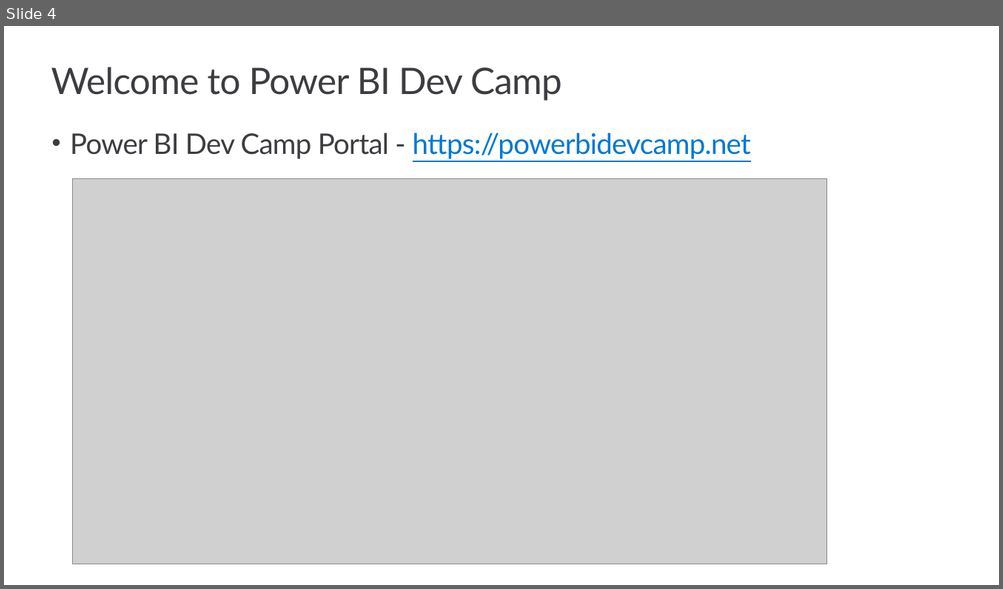
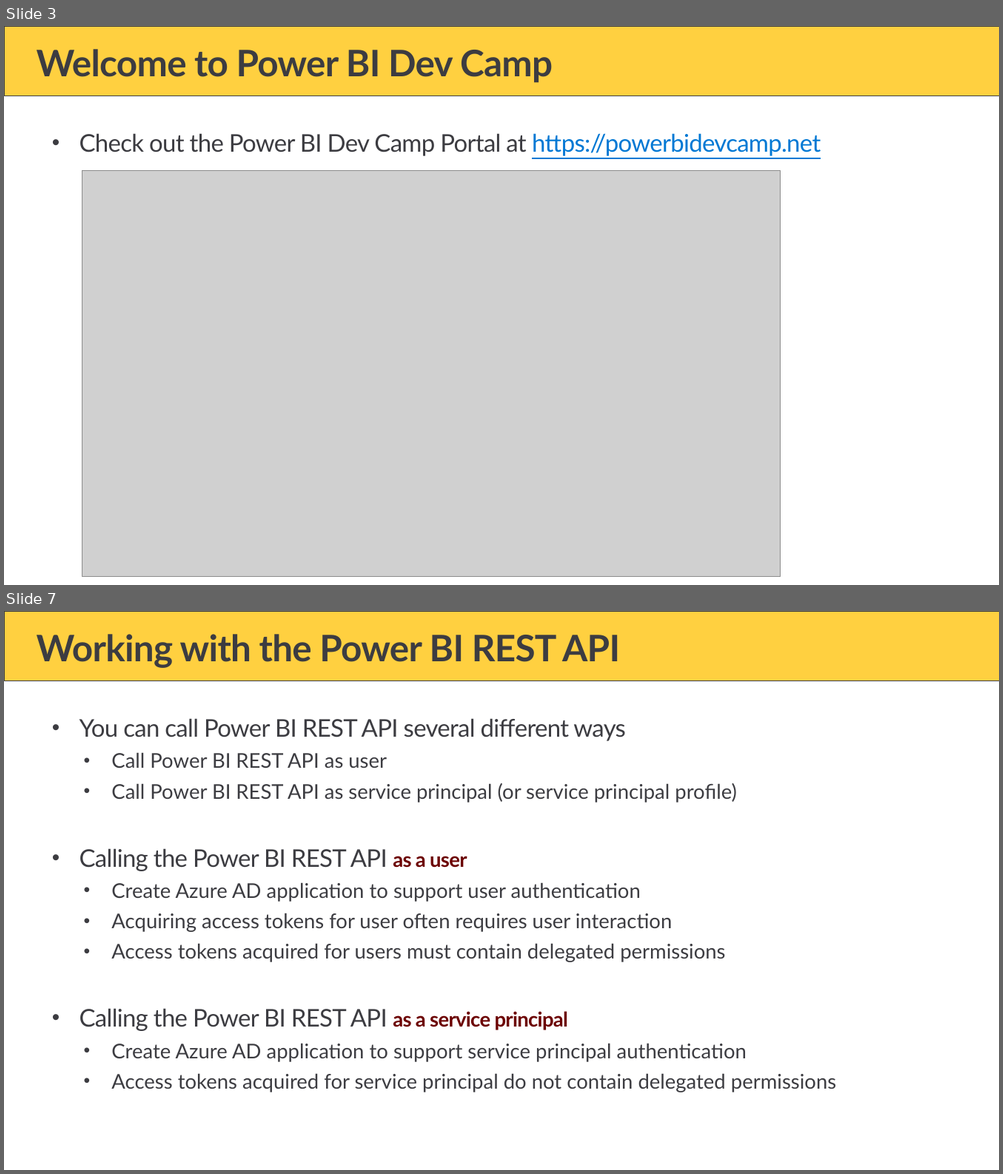
Before and after one commit to PowerBiDevCamp/Camp-Sessions, a slide deck: Session 33 - Setting Datasource Credentials with the Power BI REST API.pptx. Shown one above the other, each under a label of ours: slide 4 before the commit, slides 3 and 7 after it; the slides between them are not shown. The pictures are 1003x589 and 1003x1174 pixels, drawn with LibreOffice and Linux fonts; fonts in the diff are those of the drawing; grey boxes stand for pictures; background and template pictures are left out. Boxes give left, top, right and bottom in pixels: in the first picture for what was removed or moved away, otherwise in the second. Text is boxed around its words. In the diff, an @@ line names an element or a change of style, - is before the commit and + after.

```diff
--- a/Session 33 - Setting Datasource Credentials with the Power BI REST API.pptx
+++ b/Session 33 - Setting Datasource Credentials with the Power BI REST API.pptx
@@ slide 7 added at bbox=[4, 611, 999, 1170], background #FFFFFF; not listed: 1 template element that a slide beside it also shows @@
@@ title added at bbox=[37, 634, 620, 668], 36 pt, text #3C3C41, bold @@
+Working with the Power BI REST API
@@ text added at bbox=[79, 718, 836, 1093], 20 pt, text #3C3C41 @@
+• You can call Power BI REST API several different ways
+  • Call Power BI REST API as user
+  • Call Power BI REST API as service principal (or service principal profile)
+• Calling the Power BI REST API as a user
+  • Create Azure AD application to support user authentication
+  • Acquiring access tokens for user often requires user interaction
+  • Access tokens acquired for users must contain delegated permissions
+• Calling the Power BI REST API as a service principal
+  • Create Azure AD application to support service principal authentication
+  • Access tokens acquired for service principal do not contain delegated permissions
@@ what was slide 4 is now slide 3 @@
@@ slide 3 changed as well @@
@@ rectangle added at bbox=[4, 26, 999, 96], fill #FFD040, outline #3C3C41 0.5 pt @@
@@ title "Welcome to Power BI Dev ...": place and size @@
-title "Welcome to Power BI Dev ..." at bbox=[51, 67, 562, 101]
+title "Welcome to Power BI Dev ..." at bbox=[37, 49, 552, 83]
@@ title "Welcome to Power BI Dev ..." at bbox=[37, 49, 552, 83]: bold on @@
@@ text at bbox=[79, 133, 820, 156]: text changed; size 28 to 24 pt; text colour #0078D4 to #3C3C41 @@
-• Power BI Dev Camp Portal - https://powerbidevcamp.net
+• Check out the Power BI Dev Camp Portal at https://powerbidevcamp.net
@@ picture: place and size @@
-picture at bbox=[73, 179, 827, 565]
+picture at bbox=[82, 171, 780, 577]
```
Also in this commit, not shown: 4 other slides changed, 47 other slides added, 35 slides removed, 11 other files.
